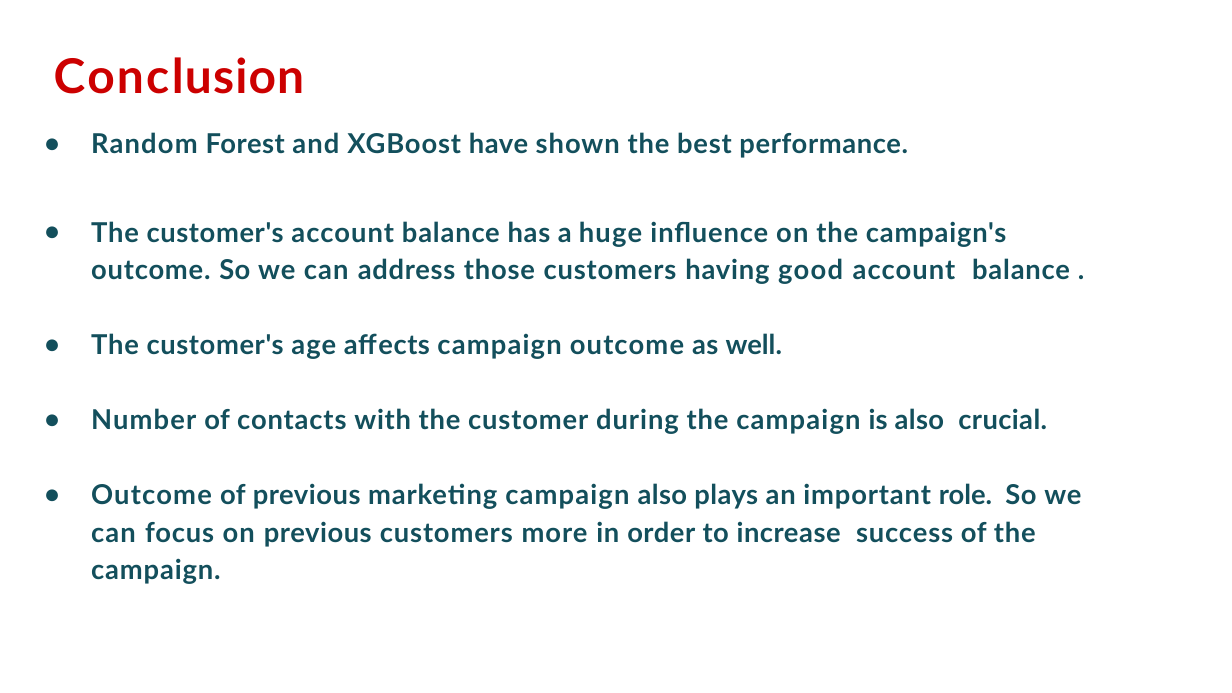
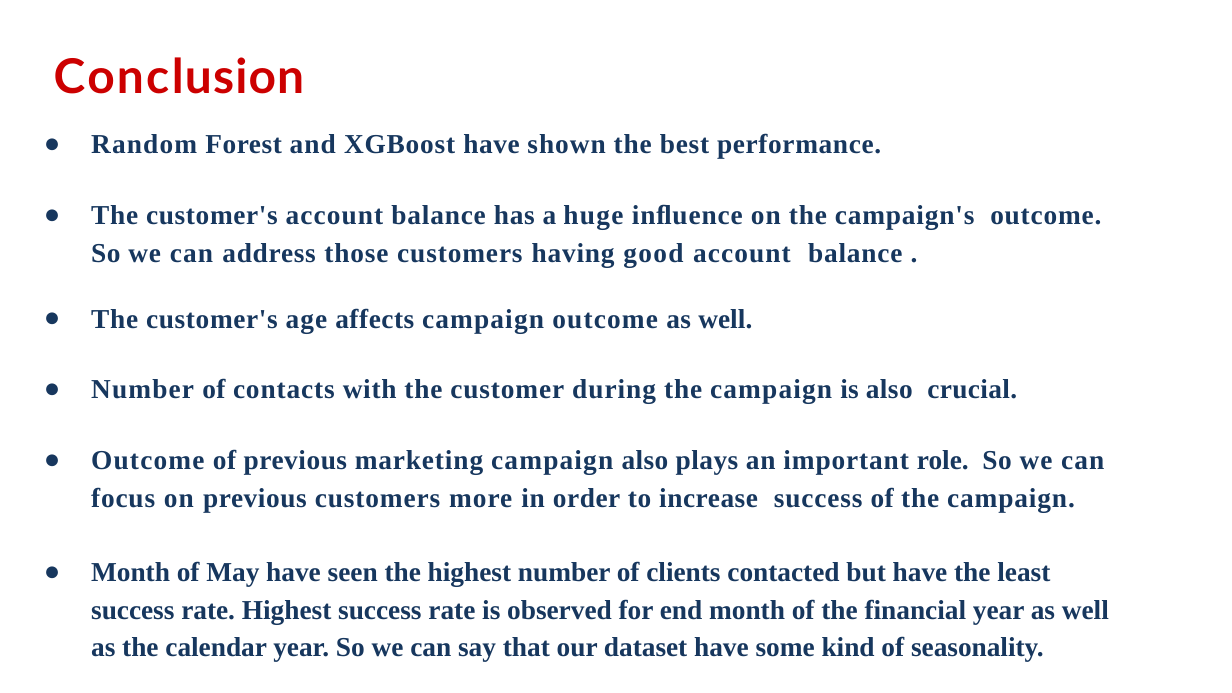
Before and after one commit to AnnayanB/SupervisedML_BankMarketingCampaigns, a slide deck: slide 27 of Presentation-Bank Marketing Effectiveness Prediction.pptx.pptx (slide 22 before the commit). Drawn at 1232x693 pixels with LibreOffice and Linux fonts; fonts in the diff are those of the drawing; background and template pictures are left out. Boxes give left, top, right and bottom in pixels: in the first picture for what was removed or moved away, otherwise in the second. Text is boxed around its words. In the diff, an @@ line names an element or a change of style, - is before the commit and + after.

```diff
--- a/Presentation-Bank Marketing Effectiveness Prediction.pptx.pptx
+++ b/Presentation-Bank Marketing Effectiveness Prediction.pptx.pptx
@@ text at box(91, 133, 1104, 512): font Lato to Times New Roman, text colour #134F5C to #17375E in "Random Forest and XGBoost have shown the ...", "The customer's account balance has a huge ...", "The customer's age affects campaign outcome as ...", "Number of contacts with the customer during ..." and 1 more places @@
@@ text at box(91, 561, 1109, 661): paragraph added @@
+● Month of May have seen the highest number of clients contacted but have the least success rate. Highest success rate is observed for end month of the financial year as well as the calendar year. So we can say that our dataset have some kind of seasonality.
```
Also in this commit, not shown: 17 other slides changed, 9 slides added, 4 slides removed.
